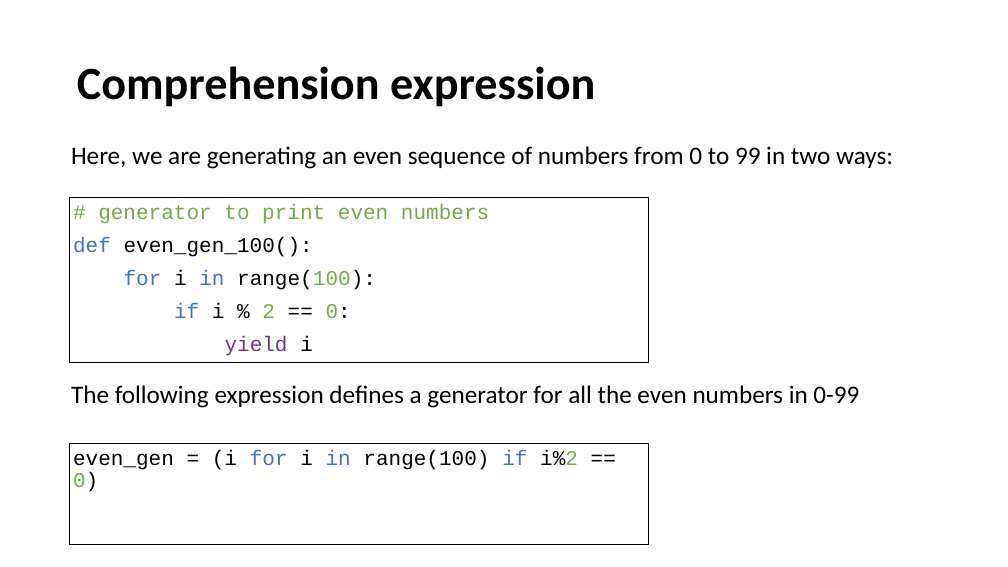
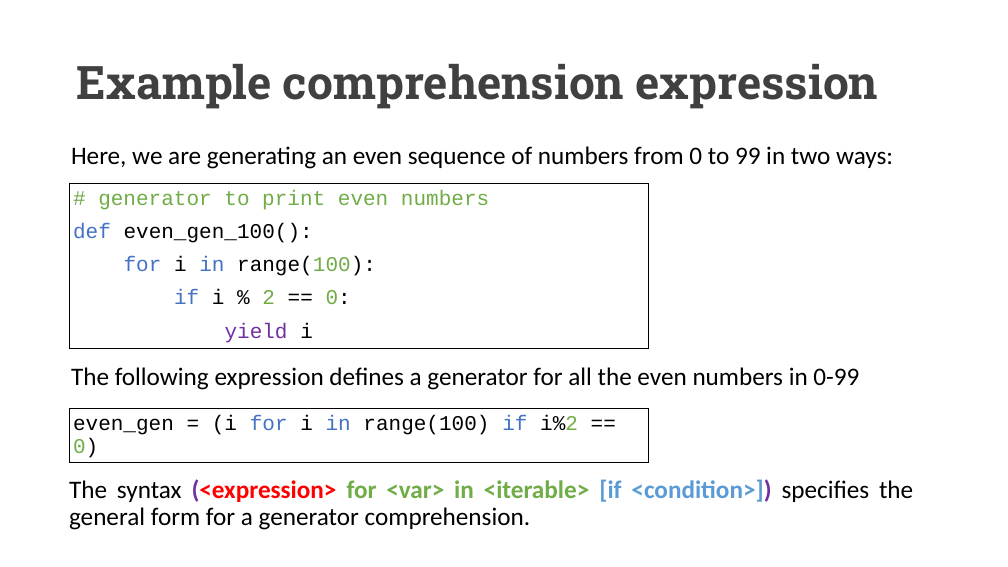
Before and after one commit to UCLL-PR2/exercises, a slide deck: slide 30 of 03-iterable&generators/programming2_iterable.pptx (slide 31 before the commit). Drawn at 1008x567 pixels with LibreOffice and Linux fonts; fonts in the diff are those of the drawing. Boxes give left, top, right and bottom in pixels: in the first picture for what was removed or moved away, otherwise in the second. Text is boxed around its words. In the diff, an @@ line names an element or a change of style, - is before the commit and + after.

Commit message:
slides

```diff
--- a/03-iterable&generators/programming2_iterable.pptx
+++ b/03-iterable&generators/programming2_iterable.pptx
@@ title at (77,64,879,109): text changed; font Calibri to Roboto Slab; text colour #000000 to #404040 @@
-Comprehension expression
+Example comprehension expression
@@ rectangle "# generator to print even ...": place and size @@
-rectangle "# generator to print even ..." at (70,197,650,362)
+rectangle "# generator to print even ..." at (70,184,650,349)
@@ text "The following expression defines a ...": place and size @@
-text "The following expression defines a ..." at (71,385,859,408)
+text "The following expression defines a ..." at (71,367,859,390)
@@ rectangle "even_gen = (i for i ...": place and size @@
-rectangle "even_gen = (i for i ..." at (70,443,650,544)
+rectangle "even_gen = (i for i ..." at (70,409,650,463)
@@ text added at (69,479,913,530), 24 pt, text #000000 @@
+  The syntax (<expression> for <var> in <iterable> [if <condition>]) specifies the general form for a generator comprehension.
```
Also in this commit, not shown: 25 other slides changed, 5 slides added, 1 slide removed.
